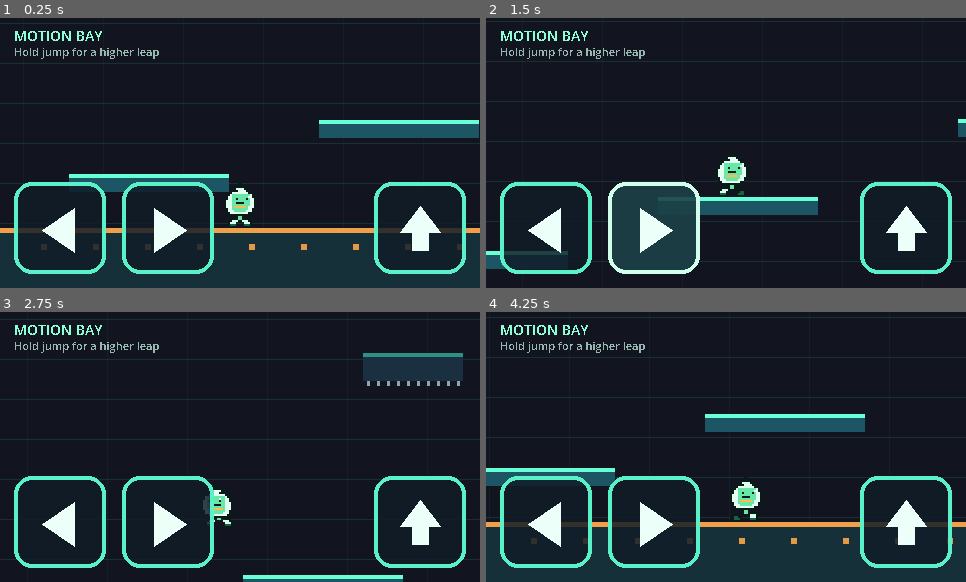
Above: before the commit, frames 1-4 (two rows, left to right).
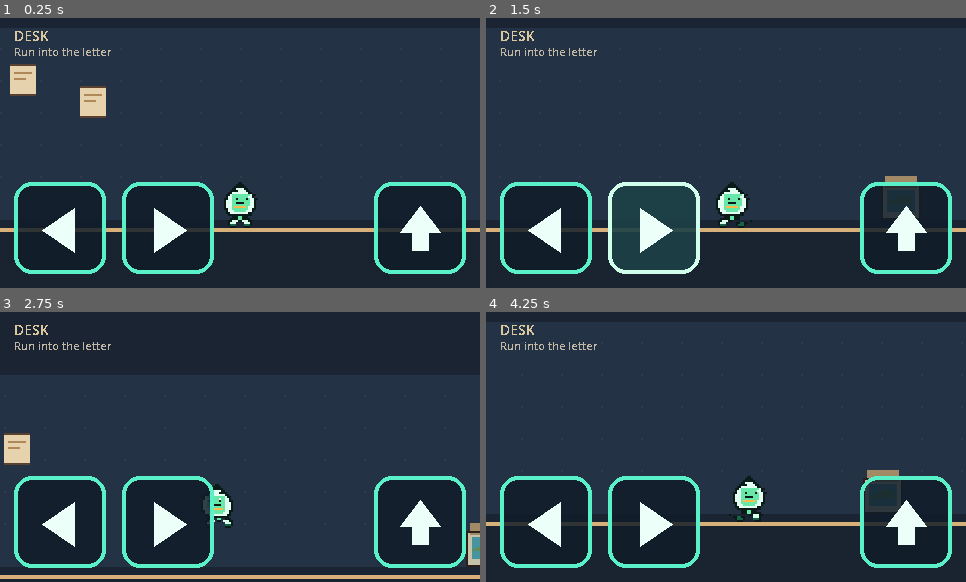
Above: after the commit, the same moments.

Repository: tscook93-dev/Birtunner
Game: Godot game, scene res://scenes/desktop.tscn
Same seed, same stepped clock (60 frames per second), same inputs: the game is played once before the commit and once after it. Before the commit the project starts from res://scenes/test_room.tscn.
Inputs (mouse positions are in pixels of both pictures, inside the frame that each line leads up to):
- Up to frame 1 (0.25 s): no input
- Up to frame 2 (1.5 s): tap Enter at 0.5 s; move the mouse to (831, 139) at 0.52 s; hold Right (move_right) 0.53-1.25 s; hold Space (jump) 0.53-1.25 s; click (831, 139) at 0.67 s; drag from (630, 166) to (702, 207) at 1.27 s
- Up to frame 3 (2.75 s): move the mouse to (288, 387) at 2.02 s; hold Left (move_left) from 2.03 s (still down); hold Space (jump) from 2.03 s (still down); click (288, 387) at 2.17 s
- Up to frame 4 (4.25 s): release Left (move_left) at 2.75 s; release Space (jump) at 2.75 s; drag from (702, 501) to (582, 406) at 2.77 s; tap Space (jump) at 3.5 s; move the mouse to (870, 487) at 3.52 s; hold Right (move_right) from 3.53 s (still down); hold Space (jump) from 3.53 s (still down); click (870, 487) at 3.67 s

The runs differ from the first frame. In frame 1, 63% of the frame differs, in the area x 0-100%, y 3-86%; in frame 2, 63%, in the area x 0-100%, y 3-93%; in frame 3, 53%; in frame 4, 63%.

Commit message:
Open on a desk, then run into the letter where ILOVEYOU waits.
The game starts on an original desk. Standing in the note enters it. Inside, a heart walks the floor, makes copies of itself, and sends Bit back to the start on touch. Reaching the seal returns to the desk.

Co-authored-by: tscook93-dev <tscook93-dev@users.noreply.github.com>

Diff:
--- a/project.godot
+++ b/project.godot
@@ -12,8 +12,8 @@
 
 config/name="Birtunner"
 config/description="A tiny runner inside a computer."
-config/version="0.1.0"
-run/main_scene="res://scenes/test_room.tscn"
+config/version="0.2.0"
+run/main_scene="res://scenes/desktop.tscn"
 config/features=PackedStringArray("4.7", "GL Compatibility")
 boot_splash/bg_color=Color(0.070588, 0.082353, 0.121569, 1)
 boot_splash/image="res://art/splash.png"
--- /dev/null
+++ b/scenes/desktop.tscn
@@ -0,0 +1,67 @@
+[gd_scene load_steps=7 format=3]
+
+[ext_resource type="Script" path="res://scripts/desktop.gd" id="1_desk"]
+[ext_resource type="PackedScene" path="res://scenes/player.tscn" id="2_player"]
+[ext_resource type="PackedScene" path="res://scenes/touch.tscn" id="3_touch"]
+[ext_resource type="Texture2D" path="res://art/letter_icon.png" id="4_letter"]
+[ext_resource type="Texture2D" path="res://art/album_icon.png" id="5_album"]
+
+[sub_resource type="RectangleShape2D" id="RectangleShape2D_door"]
+size = Vector2(70, 78)
+
+[node name="Desktop" type="Node2D"]
+script = ExtResource("1_desk")
+
+[node name="Player" parent="." instance=ExtResource("2_player")]
+position = Vector2(320, 376)
+
+[node name="Album" type="Sprite2D" parent="."]
+z_index = 3
+texture_filter = 1
+modulate = Color(0.82, 0.84, 0.86, 1)
+position = Vector2(640, 372)
+scale = Vector2(2, 2)
+texture = ExtResource("5_album")
+
+[node name="Letter" type="Area2D" parent="."]
+z_index = 3
+collision_layer = 0
+collision_mask = 2
+position = Vector2(1040, 368)
+
+[node name="Glow" type="Polygon2D" parent="Letter"]
+color = Color(0.9, 0.28, 0.32, 0.38)
+polygon = PackedVector2Array(-40, -40, 40, -40, 40, 36, -40, 36)
+
+[node name="Sprite" type="Sprite2D" parent="Letter"]
+texture_filter = 1
+scale = Vector2(2, 2)
+texture = ExtResource("4_letter")
+
+[node name="Collision" type="CollisionShape2D" parent="Letter"]
+shape = SubResource("RectangleShape2D_door")
+
+[node name="Touch" parent="." instance=ExtResource("3_touch")]
+
+[node name="Hud" type="CanvasLayer" parent="."]
+layer = 8
+
+[node name="Title" type="Label" parent="Hud"]
+offset_left = 14.0
+offset_top = 8.0
+offset_right = 240.0
+offset_bottom = 28.0
+mouse_filter = 2
+theme_override_colors/font_color = Color(0.86, 0.78, 0.62, 1)
+theme_override_font_sizes/font_size = 14
+text = "DESK"
+
+[node name="Hint" type="Label" parent="Hud"]
+offset_left = 14.0
+offset_top = 26.0
+offset_right = 360.0
+offset_bottom = 46.0
+mouse_filter = 2
+theme_override_colors/font_color = Color(0.78, 0.74, 0.66, 0.95)
+theme_override_font_sizes/font_size = 11
+text = "Run into the letter"
--- /dev/null
+++ b/scenes/letter.tscn
@@ -0,0 +1,36 @@
+[gd_scene load_steps=4 format=3]
+
+[ext_resource type="Script" path="res://scripts/letter.gd" id="1_letter"]
+[ext_resource type="PackedScene" path="res://scenes/player.tscn" id="2_player"]
+[ext_resource type="PackedScene" path="res://scenes/touch.tscn" id="3_touch"]
+
+[node name="Letter" type="Node2D"]
+script = ExtResource("1_letter")
+
+[node name="Player" parent="." instance=ExtResource("2_player")]
+position = Vector2(280, 376)
+
+[node name="Touch" parent="." instance=ExtResource("3_touch")]
+
+[node name="Hud" type="CanvasLayer" parent="."]
+layer = 8
+
+[node name="Title" type="Label" parent="Hud"]
+offset_left = 14.0
+offset_top = 8.0
+offset_right = 280.0
+offset_bottom = 28.0
+mouse_filter = 2
+theme_override_colors/font_color = Color(0.96, 0.82, 0.72, 1)
+theme_override_font_sizes/font_size = 14
+text = "NOTE.LET"
+
+[node name="Hint" type="Label" parent="Hud"]
+offset_left = 14.0
+offset_top = 26.0
+offset_right = 420.0
+offset_bottom = 46.0
+mouse_filter = 2
+theme_override_colors/font_color = Color(0.9, 0.78, 0.72, 0.95)
+theme_override_font_sizes/font_size = 11
+text = "ILOVEYOU walks the floor"
--- /dev/null
+++ b/scenes/love.tscn
@@ -0,0 +1,34 @@
+[gd_scene load_steps=5 format=3]
+
+[ext_resource type="Script" path="res://scripts/love.gd" id="1_love"]
+[ext_resource type="Texture2D" path="res://art/love.png" id="2_tex"]
+
+[sub_resource type="RectangleShape2D" id="RectangleShape2D_body"]
+size = Vector2(18, 22)
+
+[sub_resource type="RectangleShape2D" id="RectangleShape2D_hit"]
+size = Vector2(26, 28)
+
+[node name="Love" type="CharacterBody2D"]
+z_index = 4
+collision_layer = 0
+collision_mask = 1
+floor_snap_length = 2.0
+script = ExtResource("1_love")
+
+[node name="Sprite" type="Sprite2D" parent="."]
+texture_filter = 1
+scale = Vector2(2, 2)
+texture = ExtResource("2_tex")
+
+[node name="Collision" type="CollisionShape2D" parent="."]
+position = Vector2(0, 5)
+shape = SubResource("RectangleShape2D_body")
+
+[node name="Hit" type="Area2D" parent="."]
+collision_layer = 0
+collision_mask = 2
+
+[node name="Collision" type="CollisionShape2D" parent="Hit"]
+position = Vector2(0, 2)
+shape = SubResource("RectangleShape2D_hit")
--- a/scenes/player.tscn
+++ b/scenes/player.tscn
@@ -8,6 +8,8 @@
 
 [node name="Player" type="CharacterBody2D"]
 z_index = 5
+collision_layer = 2
+collision_mask = 1
 floor_snap_length = 2.0
 script = ExtResource("1_player")
 
--- a/scenes/test_room.tscn
+++ b/scenes/test_room.tscn
@@ -1,11 +1,8 @@
-[gd_scene load_steps=7 format=3]
+[gd_scene load_steps=4 format=3]
 
 [ext_resource type="Script" path="res://scripts/test_room.gd" id="1_room"]
 [ext_resource type="PackedScene" path="res://scenes/player.tscn" id="2_player"]
-[ext_resource type="Script" path="res://scripts/touch_controls.gd" id="3_touch"]
-[ext_resource type="Texture2D" path="res://art/btn_left.png" id="4_left"]
-[ext_resource type="Texture2D" path="res://art/btn_right.png" id="6_right"]
-[ext_resource type="Texture2D" path="res://art/btn_jump.png" id="8_jump"]
+[ext_resource type="PackedScene" path="res://scenes/touch.tscn" id="3_touch"]
 
 [node name="TestRoom" type="Node2D"]
 script = ExtResource("1_room")
@@ -13,27 +10,7 @@
 [node name="Player" parent="." instance=ExtResource("2_player")]
 position = Vector2(320, 376)
 
-[node name="Touch" type="CanvasLayer" parent="."]
-layer = 10
-script = ExtResource("3_touch")
-
-[node name="Left" type="Sprite2D" parent="Touch"]
-texture_filter = 2
-centered = false
-position = Vector2(12, 162)
-texture = ExtResource("4_left")
-
-[node name="Right" type="Sprite2D" parent="Touch"]
-texture_filter = 2
-centered = false
-position = Vector2(120, 162)
-texture = ExtResource("6_right")
-
-[node name="Jump" type="Sprite2D" parent="Touch"]
-texture_filter = 2
-centered = false
-position = Vector2(372, 162)
-texture = ExtResource("8_jump")
+[node name="Touch" parent="." instance=ExtResource("3_touch")]
 
 [node name="Hud" type="CanvasLayer" parent="."]
 layer = 8
--- /dev/null
+++ b/scenes/touch.tscn
@@ -0,0 +1,28 @@
+[gd_scene load_steps=5 format=3]
+
+[ext_resource type="Script" path="res://scripts/touch_controls.gd" id="1_touch"]
+[ext_resource type="Texture2D" path="res://art/btn_left.png" id="2_left"]
+[ext_resource type="Texture2D" path="res://art/btn_right.png" id="3_right"]
+[ext_resource type="Texture2D" path="res://art/btn_jump.png" id="4_jump"]
+
+[node name="Touch" type="CanvasLayer"]
+layer = 10
+script = ExtResource("1_touch")
+
+[node name="Left" type="Sprite2D" parent="."]
+texture_filter = 2
+centered = false
+position = Vector2(12, 162)
+texture = ExtResource("2_left")
+
+[node name="Right" type="Sprite2D" parent="."]
+texture_filter = 2
+centered = false
+position = Vector2(120, 162)
+texture = ExtResource("3_right")
+
+[node name="Jump" type="Sprite2D" parent="."]
+texture_filter = 2
+centered = false
+position = Vector2(372, 162)
+texture = ExtResource("4_jump")
--- /dev/null
+++ b/scripts/desktop.gd
@@ -0,0 +1,56 @@
+extends Node2D
+
+const ROOM_W := 1400.0
+const ROOM_H := 480.0
+const FLOOR := Rect2(0, 400, 1400, 80)
+
+var _enter := 0.0
+var _leaving := false
+
+@onready var hint: Label = $Hud/Hint
+@onready var door: Area2D = $Letter
+@onready var player: CharacterBody2D = $Player
+
+
+func _ready() -> void:
+	var camera := $Player/Camera as Camera2D
+	camera.limit_left = 0
+	camera.limit_top = 0
+	camera.limit_right = int(ROOM_W)
+	camera.limit_bottom = int(ROOM_H)
+	Props.add_solid(self, FLOOR, Color("1a2330"), Color("d7b07a"), false)
+	Props.add_wall(self, Rect2(-28, -80, 28, ROOM_H + 160))
+	Props.add_wall(self, Rect2(ROOM_W, -80, 28, ROOM_H + 160))
+
+
+func _physics_process(delta: float) -> void:
+	if _leaving:
+		return
+	if door.overlaps_body(player):
+		_enter += delta
+		hint.text = "Entering the letter"
+		if _enter > 0.28:
+			_leaving = true
+			get_tree().change_scene_to_file.call_deferred("res://scenes/letter.tscn")
+	else:
+		_enter = 0.0
+		hint.text = "Run into the letter"
+
+
+func _draw() -> void:
+	draw_rect(Rect2(0, 0, ROOM_W, ROOM_H), Color("1a2433"))
+	draw_rect(Rect2(18, 200, ROOM_W - 36, 192), Color("243246"))
+	var dot := Color(1, 1, 1, 0.05)
+	for y in range(220, 380, 32):
+		for x in range(40, int(ROOM_W) - 30, 40):
+			draw_rect(Rect2(x, y, 2, 2), dot)
+	for spot in [Vector2(90, 236), Vector2(160, 258), Vector2(1180, 240), Vector2(1260, 262)]:
+		_glyph(spot)
+
+
+func _glyph(at: Vector2) -> void:
+	draw_rect(Rect2(at, Vector2(26, 32)), Color("e6d3ae"))
+	draw_rect(Rect2(at.x, at.y, 26, 2), Color("5a4030"))
+	draw_rect(Rect2(at.x, at.y + 30, 26, 2), Color("5a4030"))
+	draw_rect(Rect2(at.x + 4, at.y + 8, 18, 2), Color("b08958"))
+	draw_rect(Rect2(at.x + 4, at.y + 14, 12, 2), Color("b08958"))
--- /dev/null
+++ b/scripts/letter.gd
@@ -0,0 +1,99 @@
+extends Node2D
+
+const ROOM_W := 1320.0
+const ROOM_H := 480.0
+const FLOOR := Rect2(0, 400, 1320, 80)
+const PLAYER_START := Vector2(280, 376)
+const VIRUS_START := Vector2(720, 384)
+
+const PLATFORMS: Array[Rect2] = [
+	Rect2(420, 336, 160, 16),
+	Rect2(660, 276, 150, 16),
+	Rect2(880, 336, 160, 16),
+	Rect2(1100, 270, 160, 16),
+]
+
+var done := false
+var safe := 0.6
+var virus: CharacterBody2D
+var exit_area: Area2D
+
+@onready var player: CharacterBody2D = $Player
+@onready var hint: Label = $Hud/Hint
+
+
+func _ready() -> void:
+	add_to_group("letter")
+	var camera := $Player/Camera as Camera2D
+	camera.limit_left = 0
+	camera.limit_top = 0
+	camera.limit_right = int(ROOM_W)
+	camera.limit_bottom = int(ROOM_H)
+	Props.add_solid(self, FLOOR, Color("3a2430"), Color("e7c9a4"), false)
+	for rect in PLATFORMS:
+		Props.add_solid(self, rect, Color("5c4038"), Color("f3e2c4"), false)
+	Props.add_wall(self, Rect2(-28, -80, 28, ROOM_H + 160))
+	Props.add_wall(self, Rect2(ROOM_W, -80, 28, ROOM_H + 160))
+	virus = preload("res://scenes/love.tscn").instantiate()
+	virus.spawns_copies = true
+	virus.position = VIRUS_START
+	add_child(virus)
+	exit_area = Area2D.new()
+	exit_area.collision_layer = 0
+	exit_area.collision_mask = 2
+	var shape := RectangleShape2D.new()
+	shape.size = Vector2(170, 180)
+	var collision := CollisionShape2D.new()
+	collision.shape = shape
+	collision.position = Vector2(1235, 320)
+	exit_area.add_child(collision)
+	add_child(exit_area)
+	player.position = PLAYER_START
+
+
+func _physics_process(delta: float) -> void:
+	if safe > 0.0:
+		safe -= delta
+	if done or safe > 0.0:
+		return
+	if exit_area.overlaps_body(player):
+		done = true
+		hint.text = "Letter survived"
+		get_tree().create_timer(1.3).timeout.connect(_return_to_desk)
+
+
+func caught() -> void:
+	if done or safe > 0.0:
+		return
+	safe = 1.2
+	player.global_position = PLAYER_START
+	player.velocity = Vector2.ZERO
+	hint.text = "Caught"
+	for copy in get_tree().get_nodes_in_group("love_copy"):
+		copy.queue_free()
+	if is_instance_valid(virus):
+		virus.position = VIRUS_START
+		virus.velocity = Vector2.ZERO
+	get_tree().create_timer(0.9).timeout.connect(_hint_back)
+
+
+func _hint_back() -> void:
+	if done or not is_inside_tree():
+		return
+	hint.text = "ILOVEYOU walks the floor"
+
+
+func _return_to_desk() -> void:
+	if not is_inside_tree():
+		return
+	get_tree().change_scene_to_file("res://scenes/desktop.tscn")
+
+
+func _draw() -> void:
+	draw_rect(Rect2(0, 0, ROOM_W, ROOM_H), Color("241820"))
+	var rule := Color(0.93, 0.84, 0.7, 0.16)
+	for y in range(56, 390, 28):
+		draw_line(Vector2(24, y), Vector2(ROOM_W - 24, y), rule, 1.0)
+	draw_line(Vector2(56, 36), Vector2(56, 390), Color(0.75, 0.28, 0.32, 0.45), 2.0)
+	draw_circle(Vector2(1235, 292), 18, Color("a12836"))
+	draw_circle(Vector2(1235, 292), 8, Color("f0d2a4"))
--- /dev/null
+++ b/scripts/love.gd
@@ -0,0 +1,56 @@
+extends CharacterBody2D
+
+const GRAVITY := 1800.0
+
+var spawns_copies := false
+var speed := 96.0
+var wander := -1
+var _spawn_wait := 5.0
+
+@onready var sprite: Sprite2D = $Sprite
+
+
+func _ready() -> void:
+	if not spawns_copies:
+		speed = 62.0
+		sprite.modulate = Color(1, 0.72, 0.76)
+		add_to_group("love_copy")
+	$Hit.body_entered.connect(_touch)
+
+
+func _physics_process(delta: float) -> void:
+	if not is_on_floor():
+		velocity.y += GRAVITY * delta
+	var player := get_tree().get_first_node_in_group("player") as Node2D
+	if player != null and abs(player.global_position.y - global_position.y) < 72.0:
+		var dx := player.global_position.x - global_position.x
+		if abs(dx) > 6.0:
+			wander = -1 if dx < 0.0 else 1
+	velocity.x = float(wander) * speed
+	move_and_slide()
+	if is_on_wall():
+		wander *= -1
+	sprite.flip_h = wander > 0
+	if not spawns_copies:
+		return
+	_spawn_wait -= delta
+	if _spawn_wait <= 0.0:
+		_spawn_wait = 5.0
+		_spawn()
+
+
+func _spawn() -> void:
+	if get_tree().get_nodes_in_group("love_copy").size() >= 2:
+		return
+	var copy := preload("res://scenes/love.tscn").instantiate() as CharacterBody2D
+	copy.set("spawns_copies", false)
+	copy.position = position + Vector2(-28, 0)
+	get_parent().add_child(copy)
+
+
+func _touch(body: Node) -> void:
+	if not body.is_in_group("player"):
+		return
+	var stage := get_tree().get_first_node_in_group("letter")
+	if stage != null and stage.has_method("caught"):
+		stage.caught()
--- a/scripts/player.gd
+++ b/scripts/player.gd
@@ -15,6 +15,10 @@
 var run_time := 0.0
 
 @onready var sprite: Sprite2D = $Sprite
+
+
+func _ready() -> void:
+	add_to_group("player")
 
 
 func _physics_process(delta: float) -> void:
--- /dev/null
+++ b/scripts/props.gd
@@ -0,0 +1,59 @@
+class_name Props
+extends RefCounted
+
+## Shared floor and platform blocks for the desk, the letter, and Motion Bay.
+
+
+static func add_solid(parent: Node, rect: Rect2, body_color: Color, lip_color: Color, pads: bool) -> void:
+	var block := StaticBody2D.new()
+	block.position = rect.position
+	var body := Polygon2D.new()
+	body.color = body_color
+	body.polygon = PackedVector2Array([
+		Vector2.ZERO,
+		Vector2(rect.size.x, 0),
+		Vector2(rect.size.x, rect.size.y),
+		Vector2(0, rect.size.y),
+	])
+	block.add_child(body)
+	var lip := Polygon2D.new()
+	lip.color = lip_color
+	var lip_h := 5.0 if pads else 4.0
+	lip.polygon = PackedVector2Array([
+		Vector2.ZERO,
+		Vector2(rect.size.x, 0),
+		Vector2(rect.size.x, lip_h),
+		Vector2(0, lip_h),
+	])
+	block.add_child(lip)
+	if pads:
+		var x := 18.0
+		while x < rect.size.x - 10.0:
+			var dot := Polygon2D.new()
+			dot.color = Color("e39a45")
+			dot.polygon = PackedVector2Array([
+				Vector2(x, 16),
+				Vector2(x + 6, 16),
+				Vector2(x + 6, 22),
+				Vector2(x, 22),
+			])
+			block.add_child(dot)
+			x += 52.0
+	var shape := RectangleShape2D.new()
+	shape.size = rect.size
+	var collision := CollisionShape2D.new()
+	collision.shape = shape
+	collision.position = rect.size * 0.5
+	block.add_child(collision)
+	parent.add_child(block)
+
+
+static func add_wall(parent: Node, rect: Rect2) -> void:
+	var wall := StaticBody2D.new()
+	var shape := RectangleShape2D.new()
+	shape.size = rect.size
+	var collision := CollisionShape2D.new()
+	collision.shape = shape
+	collision.position = rect.position + rect.size * 0.5
+	wall.add_child(collision)
+	parent.add_child(wall)
--- a/scripts/test_room.gd
+++ b/scripts/test_room.gd
@@ -20,11 +20,11 @@
 	camera.limit_top = 0
 	camera.limit_right = int(ROOM_W)
 	camera.limit_bottom = int(ROOM_H)
-	_build_block(FLOOR, true)
+	Props.add_solid(self, FLOOR, Color("16303a"), Color("f0a04a"), true)
 	for rect in PLATFORMS:
-		_build_block(rect, false)
-	_add_wall(Rect2(-28, -120, 28, ROOM_H + 240))
-	_add_wall(Rect2(ROOM_W, -120, 28, ROOM_H + 240))
+		Props.add_solid(self, rect, Color("1c5564"), Color("67ffd6"), false)
+	Props.add_wall(self, Rect2(-28, -120, 28, ROOM_H + 240))
+	Props.add_wall(self, Rect2(ROOM_W, -120, 28, ROOM_H + 240))
 
 
 func _draw() -> void:
@@ -44,58 +44,3 @@
 		var pins := int(box.size.x / 10.0)
 		for i in pins:
 			draw_rect(Rect2(box.position.x + 4.0 + float(i) * 10.0, box.position.y + box.size.y, 3, 5), pin)
-
-
-func _build_block(rect: Rect2, is_floor: bool) -> void:
-	var block := StaticBody2D.new()
-	block.position = rect.position
-	var body := Polygon2D.new()
-	body.color = Color("16303a") if is_floor else Color("1c5564")
-	body.polygon = PackedVector2Array([
-		Vector2.ZERO,
-		Vector2(rect.size.x, 0),
-		Vector2(rect.size.x, rect.size.y),
-		Vector2(0, rect.size.y),
-	])
-	block.add_child(body)
-	var lip := Polygon2D.new()
-	lip.color = Color("f0a04a") if is_floor else Color("67ffd6")
-	var lip_h := 5.0 if is_floor else 4.0
-	lip.polygon = PackedVector2Array([
-		Vector2.ZERO,
-		Vector2(rect.size.x, 0),
-		Vector2(rect.size.x, lip_h),
-		Vector2(0, lip_h),
-	])
-	block.add_child(lip)
-	if is_floor:
-		var x := 18.0
-		while x < rect.size.x - 10.0:
-			var dot := Polygon2D.new()
-			dot.color = Color("e39a45")
-			dot.polygon = PackedVector2Array([
-				Vector2(x, 16),
-				Vector2(x + 6, 16),
-				Vector2(x + 6, 22),
-				Vector2(x, 22),
-			])
-			block.add_child(dot)
-			x += 52.0
-	var shape := RectangleShape2D.new()
-	shape.size = rect.size
-	var collision := CollisionShape2D.new()
-	collision.shape = shape
-	collision.position = rect.size * 0.5
-	block.add_child(collision)
-	add_child(block)
-
-
-func _add_wall(rect: Rect2) -> void:
-	var wall := StaticBody2D.new()
-	var shape := RectangleShape2D.new()
-	shape.size = rect.size
-	var collision := CollisionShape2D.new()
-	collision.shape = shape
-	collision.position = rect.position + rect.size * 0.5
-	wall.add_child(collision)
-	add_child(wall)
--- a/scripts/touch_controls.gd
+++ b/scripts/touch_controls.gd
@@ -26,6 +26,9 @@
 
 
 func _ready() -> void:
+	Input.action_release("move_left")
+	Input.action_release("move_right")
+	Input.action_release("jump")
 	normal = {
 		"move_left": left_sprite.texture,
 		"move_right": right_sprite.texture,
Binary file added: art/album_icon.png
Not shown, added: art/album_icon.png.import
Binary file added: art/letter_icon.png
Not shown, added: art/letter_icon.png.import
Binary file added: art/love.png
Not shown, added: art/love.png.import
Not shown, added: scripts/desktop.gd.uid
Not shown, added: scripts/letter.gd.uid
Not shown, added: scripts/love.gd.uid
Not shown, added: scripts/props.gd.uid
Not shown, changed: CREDITS.md
Not shown, changed: DESIGN.md
